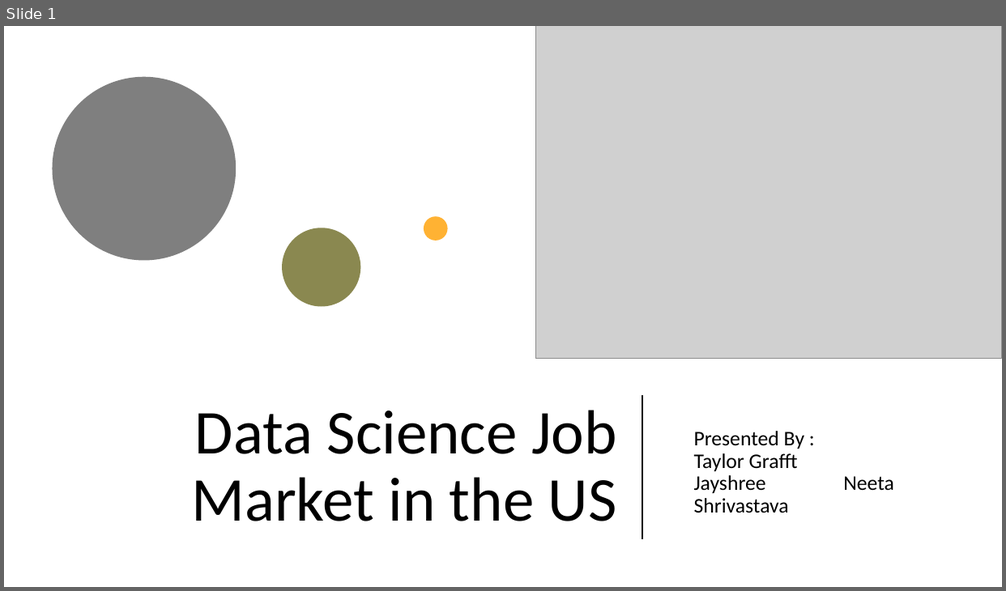
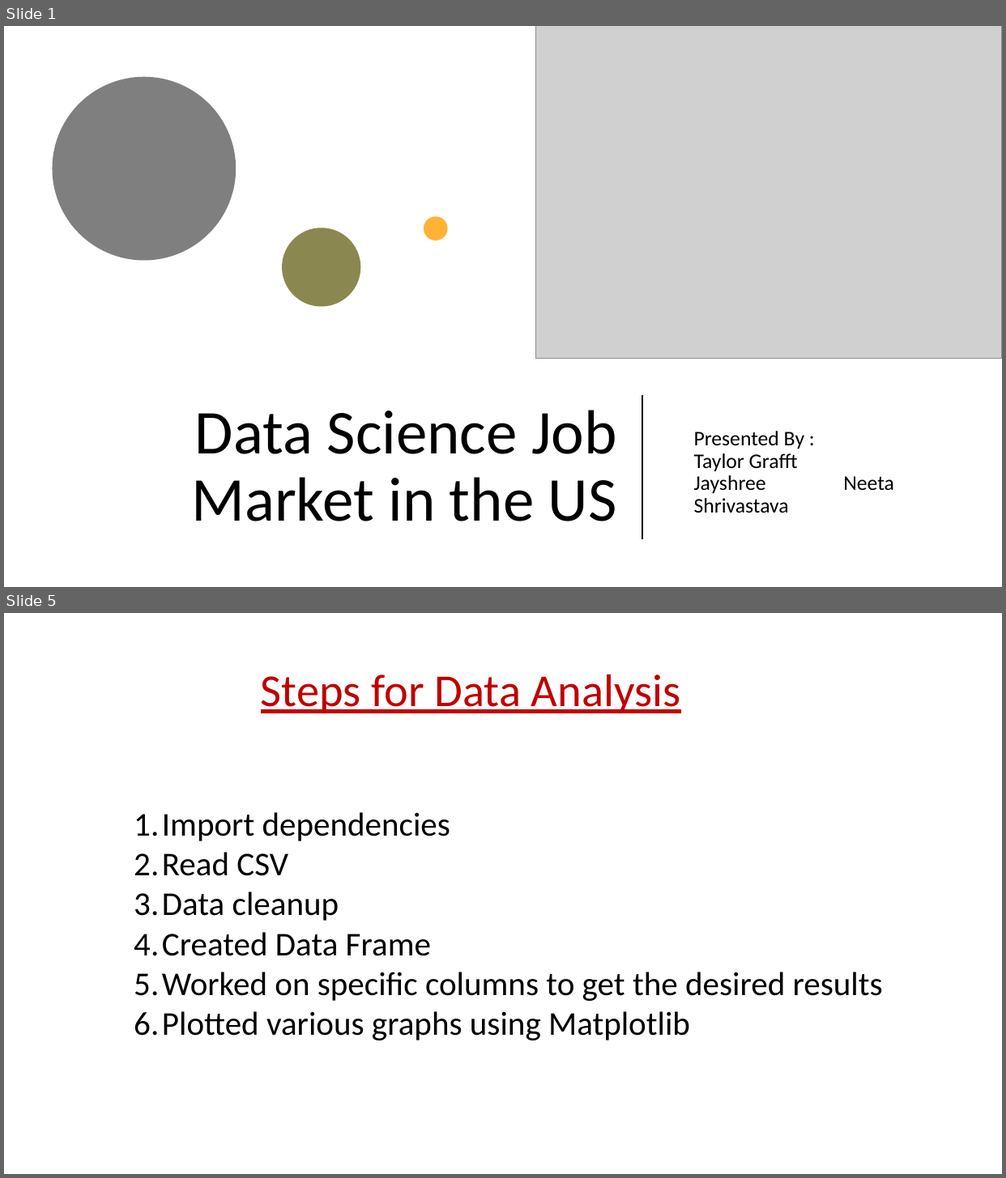
Before and after one commit to tjgrafft/DataScienceJobs_Project, a slide deck: presentation/Presentation.pptx. Shown one above the other, each under a label of ours: slide 1 before the commit, slides 1 and 5 after it; the slides between them are not shown. The pictures are 1006x591 and 1006x1178 pixels, drawn with LibreOffice and Linux fonts; fonts in the diff are those of the drawing; grey boxes stand for pictures. Boxes give left, top, right and bottom in pixels: in the first picture for what was removed or moved away, otherwise in the second. Text is boxed around its words. In the diff, an @@ line names an element or a change of style, - is before the commit and + after.

```diff
--- a/presentation/Presentation.pptx
+++ b/presentation/Presentation.pptx
@@ slide 5 added at (4,613,1002,1174), background #FFFFFF @@
@@ text added at (261,674,680,713), 44 pt, text #C00000, underline @@
+Steps for Data Analysis
@@ text added at (134,812,883,1041), 32 pt, text #000000 @@
+1. Import dependencies
+2. Read CSV
+3. Data cleanup
+4. Created Data Frame
+5. Worked on specific columns to get the desired results
+6. Plotted various graphs using Matplotlib
```
Also in this commit, not shown: 7 slides changed, 5 other slides added, 5 slides removed, 1 other file.
